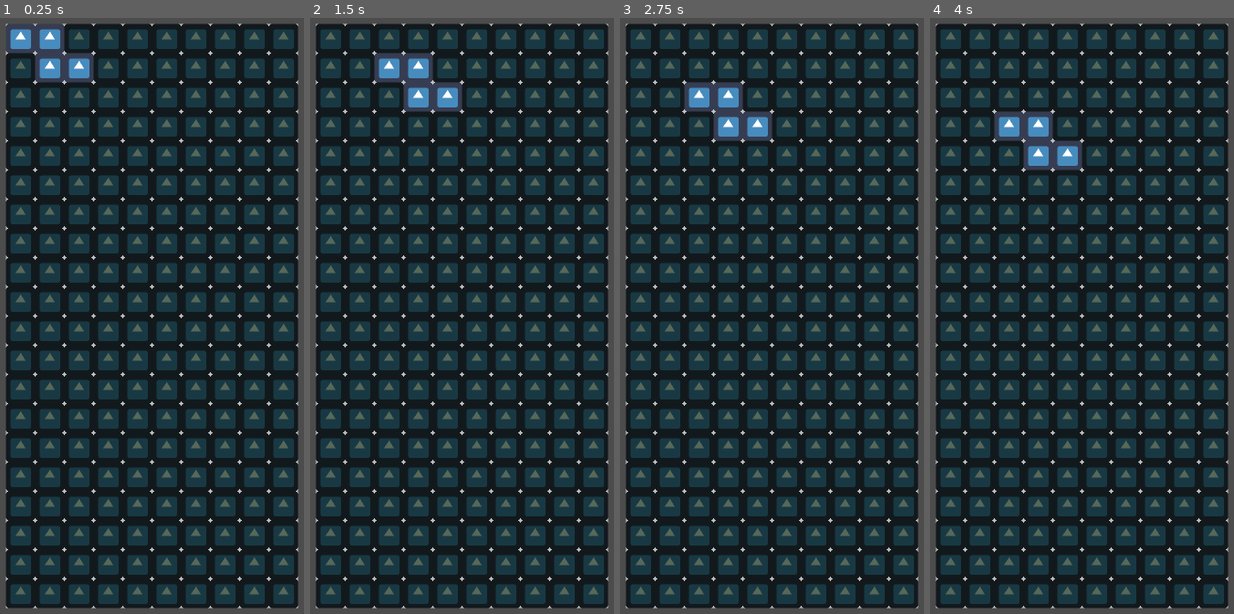
Above: before the commit, frames 1-4 (left to right).
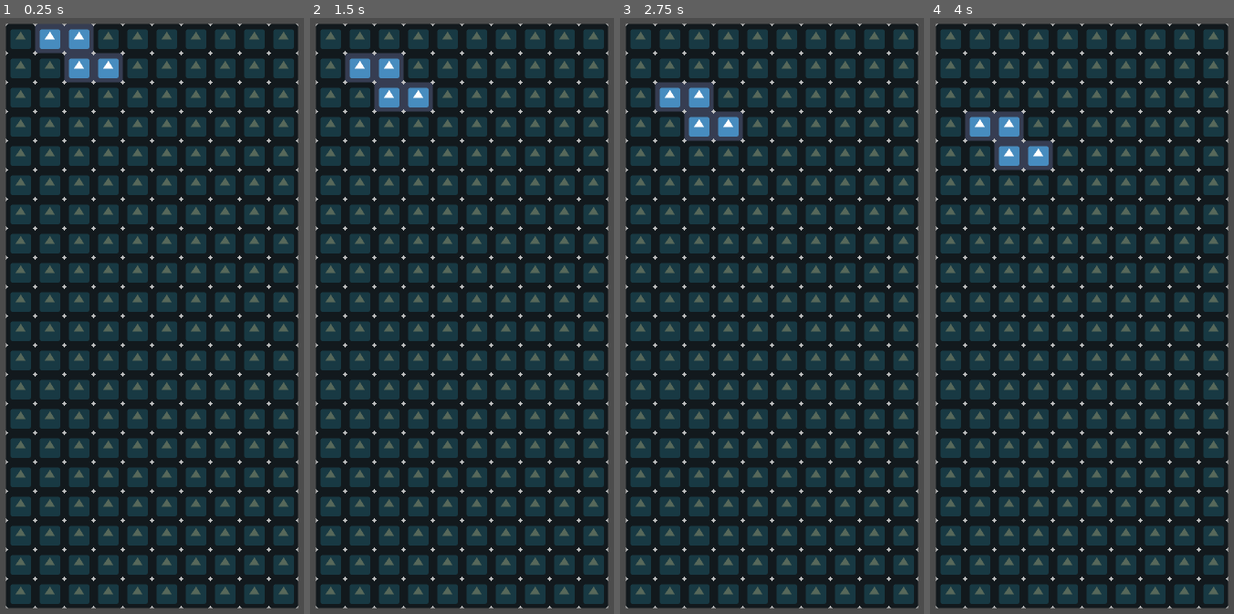
Above: after the commit, the same moments.

Repository: papabirb/LD51
Game: Godot game, scene res://Scenes/KinematicTetrisBoard.tscn
Two runs of this game, one before a commit and one after it. Both use one fixed random seed, a clock stepped at 60 frames per second and the inputs below. The project has no main scene, so this scene is started directly. The engine's default icon, where the game draws it, is replaced by a stand-in: a white triangle on a blue panel in a dark square.
Inputs (mouse positions are in pixels of both pictures, inside the frame that each line leads up to):
- Up to frame 1 (0.25 s): no input
- Up to frame 2 (1.5 s): tap Enter at 0.5 s; drag from (331, 35) to (528, 172) at 0.52 s; drag from (389, 369) to (458, 476) at 1.27 s
- Up to frame 3 (2.75 s): tap Space at 2 s; move the mouse to (838, 172) at 2.02 s; click (838, 172) at 2.17 s
- Up to frame 4 (4 s): tap Enter at 2.75 s; drag from (1078, 476) to (960, 220) at 2.77 s; tap Space at 3.5 s; move the mouse to (outside the picture) at 3.52 s; click (outside the picture) at 3.67 s

The runs differ from the first frame. In frame 1, 2.0% of the frame differs, in the area x 1-41%, y 0-11%; in frame 2, 2.0%; in frame 3, 2.0%; in frame 4, 2.0%.

Commit message:
Update KinematicTetrisBoard.gd

Diff:
--- a/Scenes/KinematicTetrisBoard.gd
+++ b/Scenes/KinematicTetrisBoard.gd
@@ -65,8 +65,8 @@
 func block_daddy():
 	var blockPiece = GamePiece.instance()
 
-	var random_rotation = (randi() % 4)
-	var column_choice = rng.randi_range(0, (columns.size()-1) - blockPiece.block_width)
+	var random_rotation = 0 #(randi() % 4)
+	var column_choice = rng.randi_range(0, (columns.size()-1) - (blockPiece.block_width + 2))
 	$Pieces.add_child(blockPiece)
 	#blockPiece.rotation = deg2rad(90 * random_rotation)
 	var offset
@@ -76,24 +76,23 @@
 		2: offset = blockPiece.block_width
 		3: offset = blockPiece.block_height
 	blockPiece.global_position.x = columns[column_choice]
-	blockPiece.global_position.x += offset * blockPiece.tile_width
+	blockPiece.global_position.x += -offset * blockPiece.tile_width
 	blockPiece.global_position.y = rows[0]
 	blockPiece.father = self
-#	blockPiece.connect("just_landed", self, "checkLineClears")
 
 func checkLineClears():
 	for row in range(grid_height - 1, -1, -1):
 		var count = 0
 		for col in range(grid_width -1, -1, -1):
 			if grid[row][col] != null: count += 1
-		if count == 10:
-			for col in grid_width:
-				var shape = grid[row][col]
-				var parent = shape.get_parent()
-				grid[row][col] = null
-				shape.queue_free()
-				parent.custom_get_children()
-				parent.landed = false
+			if count == 10:
+				for block in range(grid_width -1, -1, -1):
+					var shape = grid[row][block]
+					var parent = shape.get_parent()
+					grid[row][block] = null
+					shape.queue_free()
+					parent.custom_get_children()
+					parent.landed = false
 
 func add_to_grid(shapes):
 	for shape in shapes:
